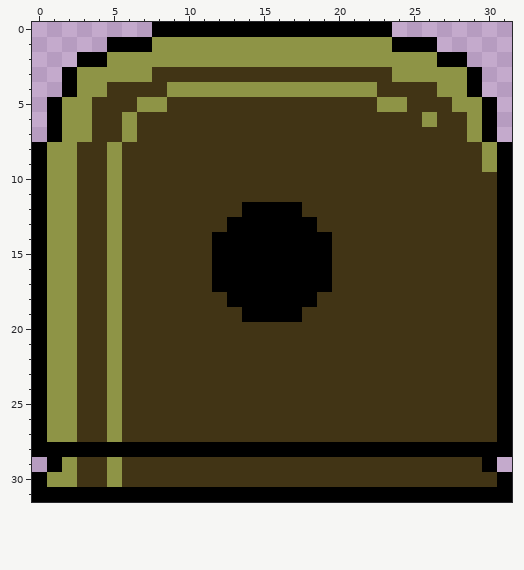
Two versions of one pixel-art sprite, src/assets/body.png. Above: the version before the commit.
The file is 32x32 pixels.
The result:
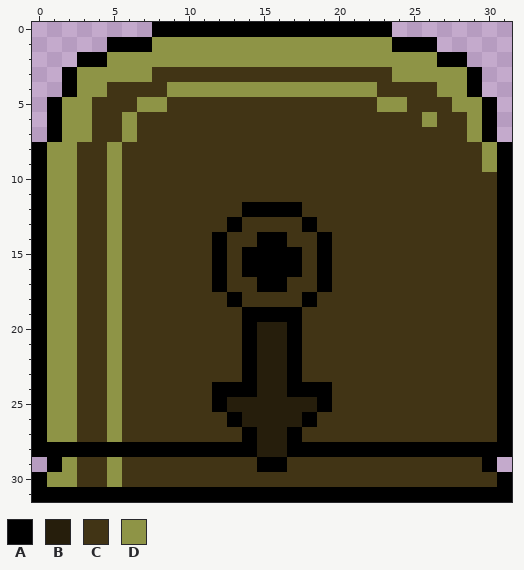
Palette (. is transparent): A #000000  B #261e0c  C #413415  D #8e9446
Diff:
@@ x 10..21 @@
 12 CCCCAAAACCCC
-13 CCCAAAAAACCC
-14 CCAAAAAAAACC
-15 CCAAAAAAAACC
-16 CCAAAAAAAACC
-17 CCAAAAAAAACC
-18 CCCAAAAAACCC
+13 CCCACCCCACCC
+14 CCACCAACCACC
+15 CCACAAAACACC
+16 CCACAAAACACC
+17 CCACCAACCACC
+18 CCCACCCCACCC
 19 CCCCAAAACCCC
-20 CCCCCCCCCCCC
-21 CCCCCCCCCCCC
-22 CCCCCCCCCCCC
-23 CCCCCCCCCCCC
-24 CCCCCCCCCCCC
-25 CCCCCCCCCCCC
-26 CCCCCCCCCCCC
-27 CCCCCCCCCCCC
-28 AAAAAAAAAAAA
-29 CCCCCCCCCCCC
+20 CCCCABBACCCC
+21 CCCCABBACCCC
+22 CCCCABBACCCC
+23 CCCCABBACCCC
+24 CCAAABBAAACC
+25 CCABBBBBBACC
+26 CCCABBBBACCC
+27 CCCCABBACCCC
+28 AAAAABBAAAAA
+29 CCCCCAACCCCC
 30 CCCCCCCCCCCC
